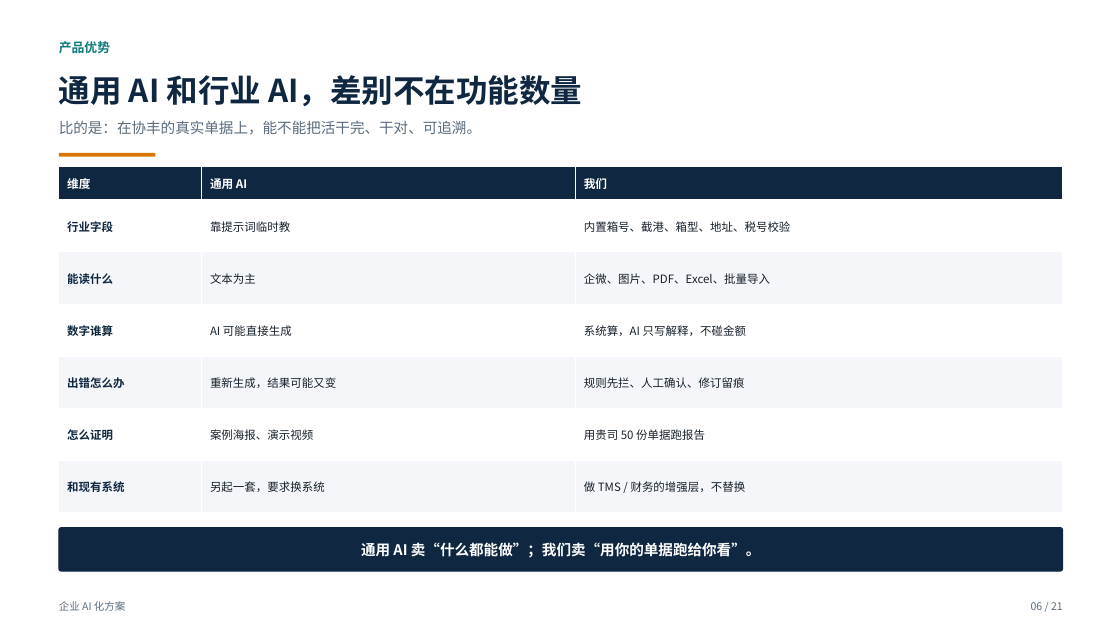
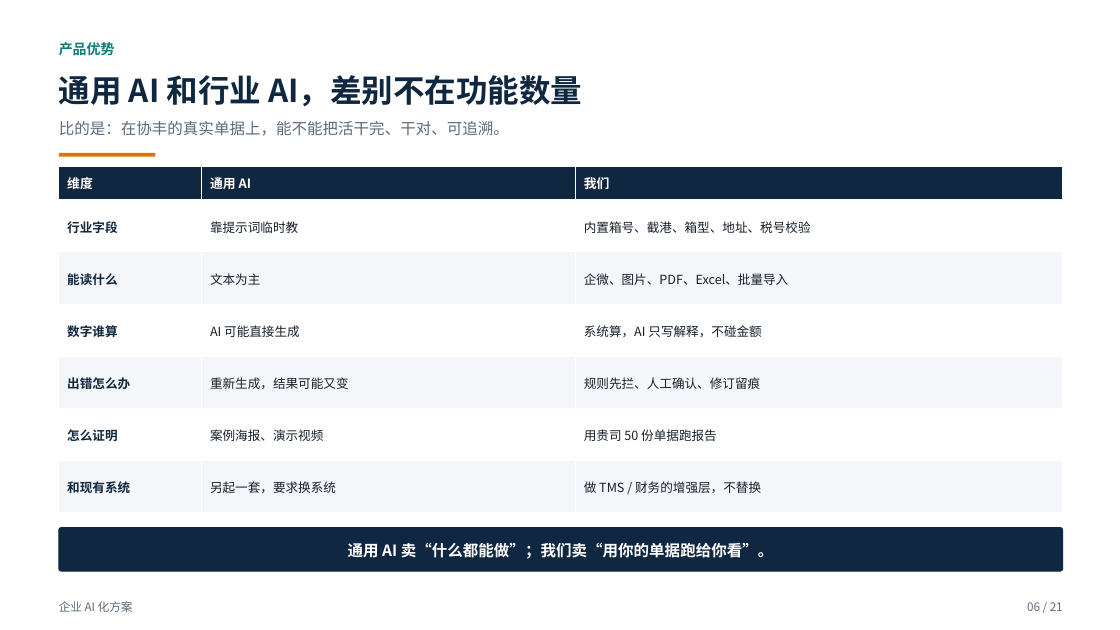
Before and after one commit to roma007/Enterprise-AI, a slide deck: slide 6 of 会客包/reports/客户老板版_企业AI化方案_2026-11-09.pptx. Drawn at 1120x630 pixels with LibreOffice and Linux fonts; fonts in the diff are those of the drawing. Boxes give left, top, right and bottom in pixels: in the first picture for what was removed or moved away, otherwise in the second. Text is boxed around its words. In the diff, an @@ line names an element or a change of style, - is before the commit and + after.

Commit message:
docs(会客包): 客户方案版全稿正文放大一档，页标题不变
新增 body_size() 统一处理字号：
- 8pt 以下提到 9pt；8–12pt 加 1pt；12–14pt 加 0.8pt；
  14–15.5pt 加 0.6pt；页标题 27/29/34pt 不动。
- 同步放大表格、卡片、图注与流程标签。
放大后逐页复算文本框和表格容量，无新增溢出；21 页、无禁用词。
preflight 通过。

图无影响：仅客户会客 PPT 字号与生成脚本变化；产品代码与节点状态未变。

```diff
--- a/会客包/reports/客户老板版_企业AI化方案_2026-11-09.pptx
+++ b/会客包/reports/客户老板版_企业AI化方案_2026-11-09.pptx
@@ text "产品优势" at <box>59,42,115,56</box>: size 11 to 12 pt @@
@@ text "比的是：在协丰的真实单据上，能不能把活干完、干对、可追溯。" at <box>59,121,509,136</box>: size 12.5 to 13.3 pt @@
@@ table at <box>59,166,1063,513</box> @@
@@ size 10 to 11 pt in "维度", "通用 AI", "我们" @@
@@ size 9.8 to 10.8 pt @@
@@ text "通用 AI 卖“什么都能做”；我们卖“用你的单据跑给你看”。" at <box>348,543,774,559</box>: size 12.5 to 13.3 pt @@
@@ text "企业 AI 化方案" at <box>59,601,133,612</box>: size 9 to 10 pt @@
@@ text "06 / 21" at <box>1027,602,1063,611</box>: size 9 to 10 pt @@
```
Also in this commit, not shown: 20 other slides changed, 5 other files.
